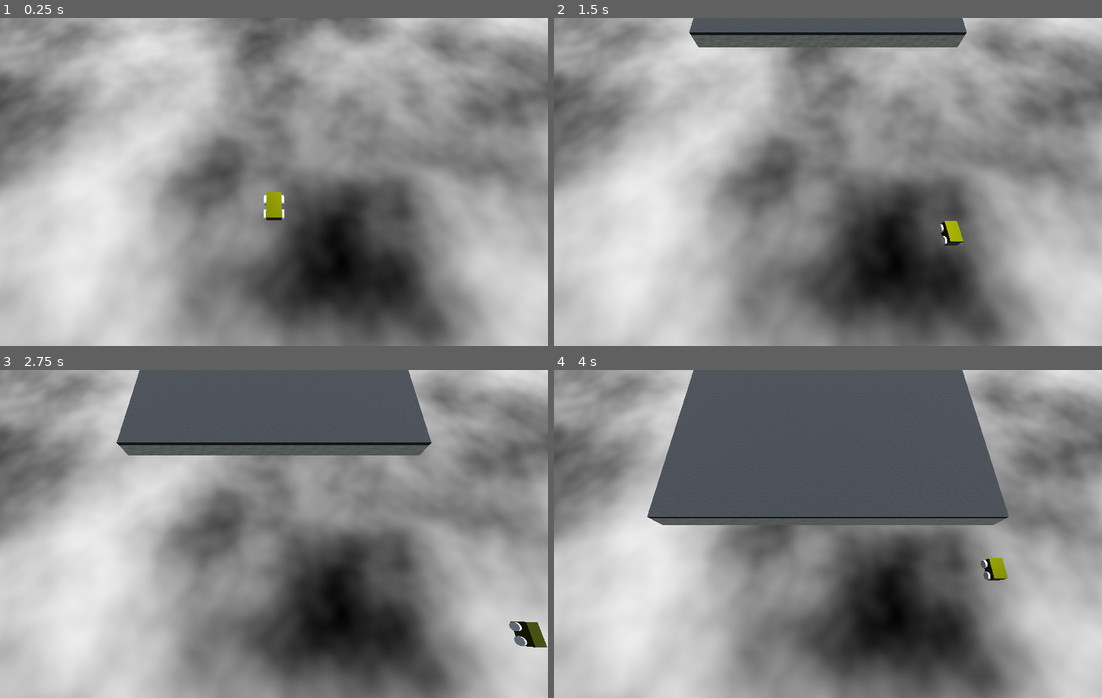
Above: before the commit, frames 1-4 (two rows, left to right).
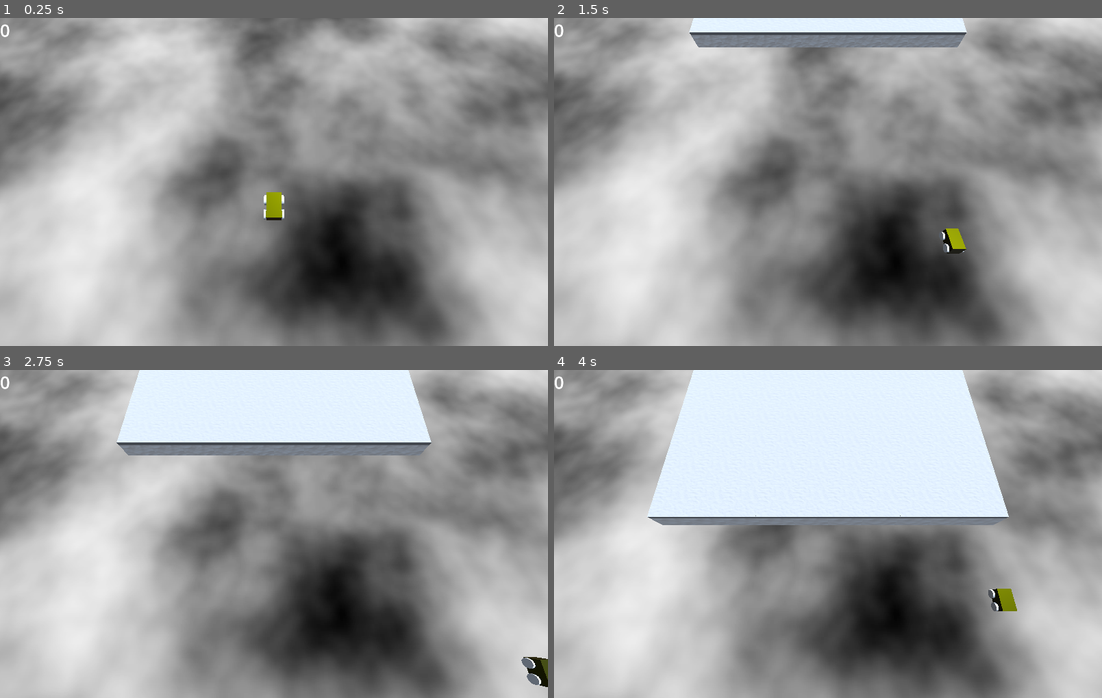
Above: after the commit, the same moments.

Repository: Blubtastic/minesweeper_2
Game: Godot game, scene res://Main.tscn
The game is run twice, just before and just after one commit, with the same random seed, the same clock (stepped at 60 frames per second) and the same inputs.
Inputs:
- Up to frame 1 (0.25 s): no input
- Up to frame 2 (1.5 s): tap Enter (ui_accept) at 0.5, 0.77 s; hold Right (ui_right) 0.53-1.28 s; hold Down (ui_down) from 1.28 s (still down)
- Up to frame 3 (2.75 s): tap Enter (ui_accept) at 1.52 s; release Down (ui_down) at 2.03 s; hold Right (ui_right) from 2.03 s (still down)
- Up to frame 4 (4 s): release Right (ui_right) at 2.78 s; hold Up (ui_up) 2.78-3.53 s; tap Enter (ui_accept) at 3.02, 3.77 s; hold Left (ui_left) from 3.53 s (still down)

The runs differ from the first frame. In frame 1, less than 0.1% of the frame differs, in the area x 0-2%, y 1-6%; in frame 2, 4.7%; in frame 3, 15%; in frame 4, 28%, in the area x 0-85%, y 0-74%.

Commit message:
feat: player movement and score

Diff:
--- /dev/null
+++ b/Globals.tscn
@@ -0,0 +1,6 @@
+[gd_scene load_steps=2 format=3 uid="uid://cvkmc7aken32x"]
+
+[ext_resource type="Script" path="res://globals.gd" id="1_7mys0"]
+
+[node name="Root" type="Node"]
+script = ExtResource("1_7mys0")
--- a/Main.tscn
+++ b/Main.tscn
@@ -1,8 +1,9 @@
-[gd_scene load_steps=12 format=3 uid="uid://c1p7v7melj8n4"]
+[gd_scene load_steps=13 format=3 uid="uid://c1p7v7melj8n4"]
 
 [ext_resource type="Script" path="res://chunk_spawner.gd" id="1_m0fyf"]
 [ext_resource type="PackedScene" uid="uid://dqeksnc1bqwgt" path="res://shared/player/Player.tscn" id="1_mwkh8"]
 [ext_resource type="Script" path="res://camera_shake.gd" id="3_rbuf0"]
+[ext_resource type="Script" path="res://score_label.gd" id="4_qopgp"]
 
 [sub_resource type="ProceduralSkyMaterial" id="ProceduralSkyMaterial_6867n"]
 sky_horizon_color = Color(0.64625, 0.65575, 0.67075, 1)
@@ -66,3 +67,10 @@
 
 [node name="CollisionShape3D" type="CollisionShape3D" parent="Ground"]
 shape = SubResource("BoxShape3D_vjdxl")
+
+[node name="Score" type="Label" parent="."]
+offset_right = 40.0
+offset_bottom = 23.0
+size_flags_horizontal = 0
+theme_override_font_sizes/font_size = 64
+script = ExtResource("4_qopgp")
--- a/chunk_spawner.gd
+++ b/chunk_spawner.gd
@@ -4,8 +4,6 @@
 @onready var ray: RayCast3D = $Ray
 
 func _physics_process(delta: float):
-	if Input.is_action_pressed("restart"):
-		get_tree().reload_current_scene()
 	if !ray.is_colliding():
 		var chunk_instance = CubeChunk.instantiate()
 		var chunk_position = Vector3(ray.transform.origin.x - 4.5, 0, ray.transform.origin.z + -7.3)
--- /dev/null
+++ b/globals.gd
@@ -0,0 +1,8 @@
+extends Node
+
+var score = 0
+
+func _physics_process(delta: float) -> void:
+	if Input.is_action_pressed("restart"):
+		get_tree().reload_current_scene()
+		score = 0
--- a/project.godot
+++ b/project.godot
@@ -14,6 +14,10 @@
 run/main_scene="res://Main.tscn"
 config/features=PackedStringArray("4.3", "GL Compatibility")
 config/icon="res://icon.svg"
+
+[autoload]
+
+Globals="*res://Globals.tscn"
 
 [display]
 
--- /dev/null
+++ b/score_label.gd
@@ -0,0 +1,4 @@
+extends Label
+
+func _process(delta: float):
+	text = str(Globals.score)
--- a/shared/cube/Cube.tscn
+++ b/shared/cube/Cube.tscn
@@ -26,7 +26,7 @@
 noise = SubResource("FastNoiseLite_j51ek")
 
 [sub_resource type="StandardMaterial3D" id="StandardMaterial3D_xq44k"]
-albedo_color = Color(0.142256, 0.142256, 0.142256, 1)
+albedo_color = Color(0.475927, 0.475928, 0.475927, 1)
 emission = Color(1, 1, 1, 1)
 emission_energy_multiplier = 0.77
 normal_enabled = true
@@ -150,6 +150,11 @@
 [node name="Explosion" type="AudioStreamPlayer" parent="."]
 stream = ExtResource("10_llvf4")
 
+[node name="Score" type="Label3D" parent="."]
+transform = Transform3D(1, 0, 0, 0, 0.939693, 0.34202, 0, -0.34202, 0.939693, 0, 1, 0)
+modulate = Color(0, 1, 0, 1)
+font_size = 104
+
 [connection signal="input_event" from="." to="." method="_on_input_event"]
 [connection signal="mouse_entered" from="." to="." method="_on_mouse_entered"]
 [connection signal="mouse_exited" from="." to="." method="_on_mouse_exited"]
--- a/shared/cube/cleared.tres
+++ b/shared/cube/cleared.tres
@@ -11,8 +11,7 @@
 noise = SubResource("FastNoiseLite_8et7m")
 
 [sub_resource type="StandardMaterial3D" id="StandardMaterial3D_p4y4s"]
-albedo_color = Color(0.564351, 0.570072, 0.505396, 1)
-roughness = 0.6
+albedo_color = Color(0.78564, 0.785641, 0.78564, 1)
 normal_enabled = true
 normal_texture = SubResource("NoiseTexture2D_wpatn")
 ao_enabled = true
--- a/shared/cube/cube.gd
+++ b/shared/cube/cube.gd
@@ -13,6 +13,7 @@
 @onready var mine_sprite: Sprite3D = $Mine
 @onready var flag_sprite: Sprite3D = $Flag
 @onready var top_mesh: MeshInstance3D = $TopMesh
+@onready var score_label: Label3D = $Score
 
 var is_bomb: bool = false
 var has_exploded: bool = false
@@ -22,25 +23,21 @@
 
 signal game_over
 signal cube_was_cleared
-signal cube_was_flagged
 
 func _ready():
 	if isLoadingCleared:
 		is_cleared = true
-		handle_uncleared_secondary_pressed()
 	if isLoadingExploded:
 		is_bomb = true
 		handle_uncleared_pressed()
 
 func handle_uncleared_pressed():
-	if !is_flagged:
+		if !is_cleared and !is_bomb:
+			give_points(10)
 		reveal_cube(true)
 		top_mesh.unhighlight_cube()
 		if is_bomb:
 			trigger_explosion()
-
-func handle_uncleared_secondary_pressed():
-	toggle_flag()
 
 func handle_cleared_pressed():
 	cube_scanner.update_cube()
@@ -78,15 +75,9 @@
 		flag_sprite.visible = false
 		has_exploded = true
 
-func toggle_flag():
-	is_flagged = !is_flagged
-	flag_sprite.visible = true if is_flagged else false
-	cube_was_flagged.emit()
-	if is_flagged:
-		place_flag_audio.play()
-	else:
-		remove_flag_audio.play(0.15)
+func give_points(points: int):
+	Globals.score += points
+	display_score(points)
 
-func remove_flag():
-	is_flagged = false
-	flag_sprite.visible = false
+func display_score(points: int):
+	score_label.text = str(points)
--- a/shared/player/character_body_3d.gd
+++ b/shared/player/character_body_3d.gd
@@ -1,7 +1,8 @@
 extends CharacterBody3D
 
 const SPEED = 4.0
-const Z_SPEED = 2.0
+const FORWARD_SPEED = 2.0
+const BACKWARD_SPEED = 3.0
 const JUMP_VELOCITY = 8
 var overlapping_cubes
 @onready var hitbox: Area3D = $Area3D
@@ -24,10 +25,13 @@
 	var direction := (transform.basis * Vector3(input_dir.x, 0, input_dir.y)).normalized()
 	if direction:
 		velocity.x = direction.x * SPEED
-		velocity.z = direction.z * Z_SPEED
+		if direction.z > 0:
+			velocity.z = direction.z * BACKWARD_SPEED
+		if direction.z < 0:
+			velocity.z = direction.z * FORWARD_SPEED
 	else:
 		velocity.x = move_toward(velocity.x, 0, SPEED)
-		velocity.z = move_toward(velocity.z, 0, Z_SPEED)
+		velocity.z = move_toward(velocity.z, 0, SPEED)
 	rotation.z = -velocity.x / 30
 	rotation.x = -velocity.z / 10
 
